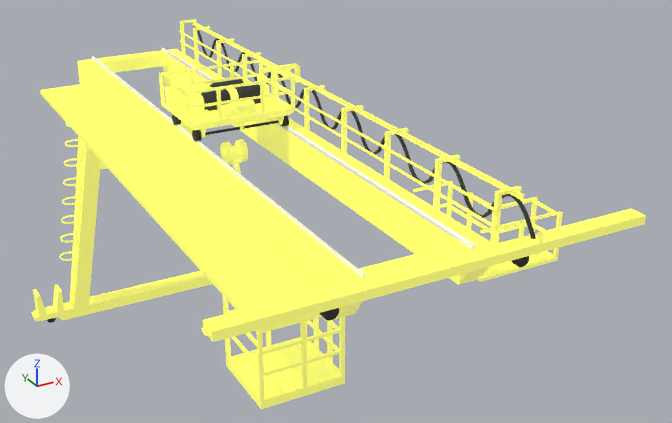
The glTF model public/models/c_863.glb, before and after one commit.
Camera for both pictures: a camera (50 mm lens) standing at (-8.6, -22.9, 16.5) and looking at (2.5, -2.7, 6.4). Arrows for +X, +Y and +Z are at lower left; the lights stay in place. The first picture is the older version. Where no turn or scale is listed for an object, it has been applied to the vertices. Vertices at exactly the same position are counted once.

Objects in the first picture: '1_Bay_C_863_Body', '1_Bay_C_863_Head_01', '1_Bay_C_863_Head_Hook_01'.
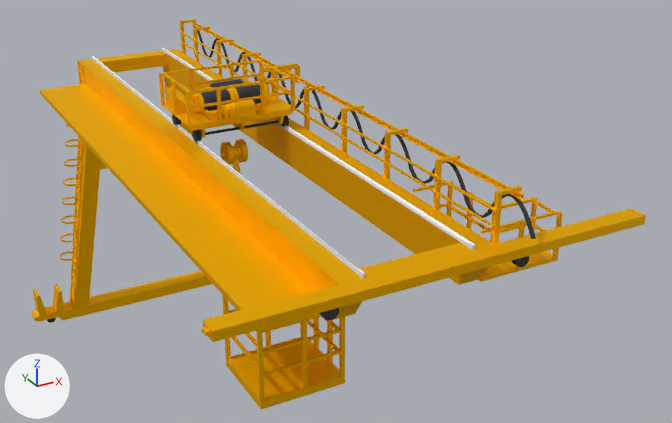
Edits to the scene script, one JSON object a line:
```json
{"op": "add", "block": "mat_머티리얼_002", "code": ["mat_머티리얼_002 = bpy.data.materials.new('머티리얼.002')", "# nodes: BsdfPrincipled, Mix, OutputMaterial, VertexColor", "# colours: yellow #ffc800, mixed with the vertex colours"]}
{"op": "add", "block": "mat_머티리얼_001", "code": ["mat_머티리얼_001 = principled_material('머티리얼.001')", "mat_머티리얼_001.base_color = (1.0, 0.577, 0.0)  # yellow #ffc800", "mat_머티리얼_001.metallic = 1.0", "mat_머티리얼_001.roughness = 0.7"]}
{"block": "me_mesh_065", "where": "me_mesh_065.from_pydata(...)  # 2535 vertices, 4960 faces; spans x -4.3..5.1, y -11.1..6.7, z 0.0..10.0"}
{"block": "me_mesh_065", "where": "# used by ob_1_bay_c_863_body; location = (0.0, 0.0, 0.0)"}
{"block": "me_mesh_065", "change": "me_mesh_065 part 1: all 2858 faces that had it switch from mat_15___default_002 (yellow #feff00, glowing yellow #9e9d6c) to mat_머티리얼_001 (yellow #ffc800)"}
{"block": "me_mesh_066", "where": "me_mesh_066.from_pydata(...)  # 2022 vertices, 3858 faces; spans x -1.53..2.23, y -2.79..-0.83, z 9.0..10.29"}
{"block": "me_mesh_066", "where": "# used by ob_1_bay_c_863_head_01; location = (0.0, 0.0, 0.0)"}
{"block": "me_mesh_066", "change": "me_mesh_066 part 2: all 2438 faces that had it switch from mat_15___default_001 to mat_머티리얼_002"}
{"block": "me_mesh_067", "where": "me_mesh_067.from_pydata(...)  # 397 vertices, 786 faces; spans x -0.407..0.292, y -2.237..-1.681, z 7.542..8.586"}
{"op": "remove", "block": "me_mesh_067", "code": "me_mesh_067.materials.append(mat_15___default_001)"}
{"op": "add", "block": "me_mesh_067", "code": "me_mesh_067.materials.append(mat_머티리얼_002)"}
```

Where the change shows, as pixel boxes [x1, y1, x2, y2] in the pictures (672 x 423 px):
```json
{"object": "1_Bay_C_863_Head_Hook_01", "change": "recoloured", "before": [220, 139, 248, 174], "after": [220, 139, 248, 174], "on screen": "darker"}
{"part": 1, "of": "me_mesh_065", "change": "recoloured", "before": [32, 19, 646, 409], "after": [32, 19, 646, 409], "on screen": "darker"}
{"part": 2, "of": "me_mesh_066", "change": "recoloured", "before": [159, 59, 300, 138], "after": [159, 59, 300, 138], "on screen": "darker"}
```
